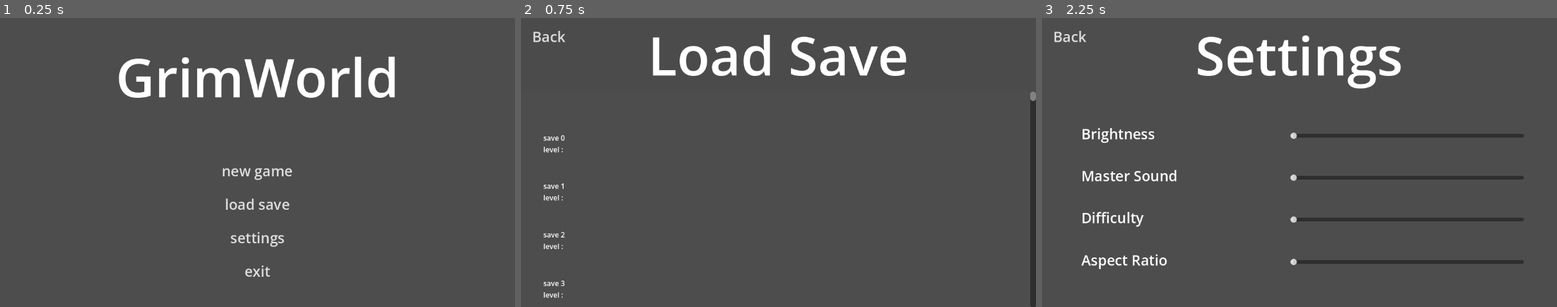
Above: before the commit, frames 1-3 (left to right).
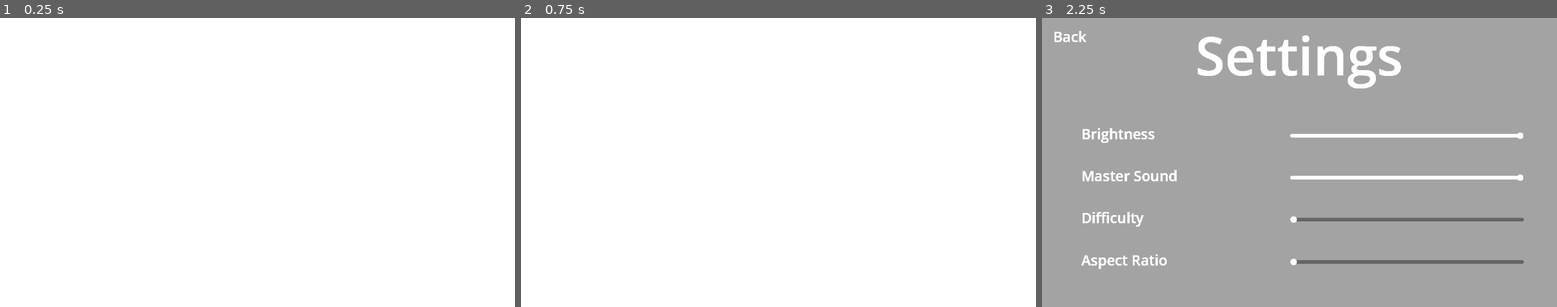
Above: after the commit, the same moments.

Repository: Anthony-Queen/GrimWorld
Game: Godot game, scene res://scenes/main_scene.tscn
The game is run twice, just before and just after one commit, with the same random seed, the same clock (stepped at 60 frames per second) and the same inputs.
Inputs:
- Up to frame 1 (0.25 s): no input
- Up to frame 2 (0.75 s): click "load save" at 0.5 s
- Up to frame 3 (2.25 s): click "Back" at 1.25 s; click "settings" at 2 s

The runs differ from the first frame. In frame 1, 98% of the frame differs, in the area x 0-100%, y 0-100%; in frame 2, 98%; in frame 3, 98%.

Commit message:
add working settings system

Diff:
--- a/scenes/UI/load_save.tscn
+++ b/scenes/UI/load_save.tscn
@@ -66,110 +66,110 @@
 offset_right = 1112.0
 offset_bottom = 1288.0
 
-[node name="TextureButton" type="TextureButton" parent="Node2D/VBoxContainer" unique_id=2112177334]
+[node name="load0" type="TextureButton" parent="Node2D/VBoxContainer" unique_id=2112177334]
 layout_mode = 2
 size_flags_vertical = 6
 
-[node name="Label" type="Label" parent="Node2D/VBoxContainer/TextureButton" unique_id=1599872086]
+[node name="Label" type="Label" parent="Node2D/VBoxContainer/load0" unique_id=1599872086]
 layout_mode = 0
 offset_right = 40.0
 offset_bottom = 23.0
 text = "save 0
 level :"
 
-[node name="TextureButton2" type="TextureButton" parent="Node2D/VBoxContainer" unique_id=1850282669]
+[node name="load1" type="TextureButton" parent="Node2D/VBoxContainer" unique_id=1850282669]
 layout_mode = 2
 size_flags_vertical = 6
 
-[node name="Label" type="Label" parent="Node2D/VBoxContainer/TextureButton2" unique_id=95010930]
+[node name="Label" type="Label" parent="Node2D/VBoxContainer/load1" unique_id=95010930]
 layout_mode = 0
 offset_right = 40.0
 offset_bottom = 23.0
 text = "save 1
 level :"
 
-[node name="TextureButton3" type="TextureButton" parent="Node2D/VBoxContainer" unique_id=1502417476]
+[node name="load2" type="TextureButton" parent="Node2D/VBoxContainer" unique_id=1502417476]
 layout_mode = 2
 size_flags_vertical = 6
 
-[node name="Label" type="Label" parent="Node2D/VBoxContainer/TextureButton3" unique_id=705875160]
+[node name="Label" type="Label" parent="Node2D/VBoxContainer/load2" unique_id=705875160]
 layout_mode = 0
 offset_right = 40.0
 offset_bottom = 23.0
 text = "save 2
 level :"
 
-[node name="TextureButton4" type="TextureButton" parent="Node2D/VBoxContainer" unique_id=2046278409]
+[node name="load3" type="TextureButton" parent="Node2D/VBoxContainer" unique_id=2046278409]
 layout_mode = 2
 size_flags_vertical = 6
 
-[node name="Label" type="Label" parent="Node2D/VBoxContainer/TextureButton4" unique_id=2032632459]
+[node name="Label" type="Label" parent="Node2D/VBoxContainer/load3" unique_id=2032632459]
 layout_mode = 0
 offset_right = 40.0
 offset_bottom = 23.0
 text = "save 3
 level :"
 
-[node name="TextureButton5" type="TextureButton" parent="Node2D/VBoxContainer" unique_id=1109994486]
+[node name="load4" type="TextureButton" parent="Node2D/VBoxContainer" unique_id=1109994486]
 layout_mode = 2
 size_flags_vertical = 6
 
-[node name="Label" type="Label" parent="Node2D/VBoxContainer/TextureButton5" unique_id=322441755]
+[node name="Label" type="Label" parent="Node2D/VBoxContainer/load4" unique_id=322441755]
 layout_mode = 0
 offset_right = 40.0
 offset_bottom = 23.0
 text = "save 4
 level :"
 
-[node name="TextureButton6" type="TextureButton" parent="Node2D/VBoxContainer" unique_id=298092077]
+[node name="load5" type="TextureButton" parent="Node2D/VBoxContainer" unique_id=298092077]
 layout_mode = 2
 size_flags_vertical = 6
 
-[node name="Label" type="Label" parent="Node2D/VBoxContainer/TextureButton6" unique_id=957503220]
+[node name="Label" type="Label" parent="Node2D/VBoxContainer/load5" unique_id=957503220]
 layout_mode = 0
 offset_right = 40.0
 offset_bottom = 23.0
 text = "save 5
 level :"
 
-[node name="TextureButton7" type="TextureButton" parent="Node2D/VBoxContainer" unique_id=1316504460]
+[node name="load6" type="TextureButton" parent="Node2D/VBoxContainer" unique_id=1316504460]
 layout_mode = 2
 size_flags_vertical = 6
 
-[node name="Label" type="Label" parent="Node2D/VBoxContainer/TextureButton7" unique_id=1469150086]
+[node name="Label" type="Label" parent="Node2D/VBoxContainer/load6" unique_id=1469150086]
 layout_mode = 0
 offset_right = 40.0
 offset_bottom = 23.0
 text = "save 6
 level :"
 
-[node name="TextureButton8" type="TextureButton" parent="Node2D/VBoxContainer" unique_id=945798988]
+[node name="load7" type="TextureButton" parent="Node2D/VBoxContainer" unique_id=945798988]
 layout_mode = 2
 size_flags_vertical = 6
 
-[node name="Label" type="Label" parent="Node2D/VBoxContainer/TextureButton8" unique_id=1103258646]
+[node name="Label" type="Label" parent="Node2D/VBoxContainer/load7" unique_id=1103258646]
 layout_mode = 0
 offset_right = 40.0
 offset_bottom = 23.0
 text = "save 7
 level :"
 
-[node name="TextureButton9" type="TextureButton" parent="Node2D/VBoxContainer" unique_id=793759463]
+[node name="load8" type="TextureButton" parent="Node2D/VBoxContainer" unique_id=793759463]
 layout_mode = 2
 size_flags_vertical = 6
 
-[node name="Label" type="Label" parent="Node2D/VBoxContainer/TextureButton9" unique_id=498066941]
+[node name="Label" type="Label" parent="Node2D/VBoxContainer/load8" unique_id=498066941]
 layout_mode = 0
 offset_right = 40.0
 offset_bottom = 23.0
 text = "save 8
 level :"
 
-[node name="TextureButton10" type="TextureButton" parent="Node2D/VBoxContainer" unique_id=422616548]
+[node name="load9" type="TextureButton" parent="Node2D/VBoxContainer" unique_id=422616548]
 layout_mode = 2
 size_flags_vertical = 6
 
-[node name="Label" type="Label" parent="Node2D/VBoxContainer/TextureButton10" unique_id=1779948747]
+[node name="Label" type="Label" parent="Node2D/VBoxContainer/load9" unique_id=1779948747]
 layout_mode = 0
 offset_right = 40.0
 offset_bottom = 23.0
@@ -178,3 +178,13 @@
 
 [connection signal="button_up" from="Label/Button" to="." method="_on_button_button_up"]
 [connection signal="value_changed" from="VScrollBar" to="VScrollBar" method="_on_value_changed"]
+[connection signal="button_up" from="Node2D/VBoxContainer/load0" to="." method="_on_load_0_button_up"]
+[connection signal="button_up" from="Node2D/VBoxContainer/load1" to="." method="_on_load_1_button_up"]
+[connection signal="button_up" from="Node2D/VBoxContainer/load2" to="." method="_on_load_2_button_up"]
+[connection signal="button_up" from="Node2D/VBoxContainer/load3" to="." method="_on_load_3_button_up"]
+[connection signal="button_up" from="Node2D/VBoxContainer/load4" to="." method="_on_load_4_button_up"]
+[connection signal="button_up" from="Node2D/VBoxContainer/load5" to="." method="_on_load_5_button_up"]
+[connection signal="button_up" from="Node2D/VBoxContainer/load6" to="." method="_on_load_6_button_up"]
+[connection signal="button_up" from="Node2D/VBoxContainer/load7" to="." method="_on_load_7_button_up"]
+[connection signal="button_up" from="Node2D/VBoxContainer/load8" to="." method="_on_load_8_button_up"]
+[connection signal="button_up" from="Node2D/VBoxContainer/load9" to="." method="_on_load_9_button_up"]
--- a/scenes/UI/settings.tscn
+++ b/scenes/UI/settings.tscn
@@ -14,7 +14,7 @@
 [sub_resource type="LabelSettings" id="LabelSettings_emn88"]
 font_size = 32
 
-[node name="Settings" type="Control" unique_id=1515908672]
+[node name="Settings" type="Control" unique_id=1515908672 node_paths=PackedStringArray("brightness", "master_volume")]
 layout_mode = 3
 anchors_preset = 15
 anchor_right = 1.0
@@ -22,6 +22,8 @@
 grow_horizontal = 2
 grow_vertical = 2
 script = ExtResource("1_t8pki")
+brightness = NodePath("VBoxContainer/Label2/Brightness")
+master_volume = NodePath("VBoxContainer/Label5/MasterVolume")
 
 [node name="Background(placeholder)" type="Sprite2D" parent="." unique_id=618762154]
 
@@ -58,12 +60,17 @@
 text = "Brightness"
 label_settings = SubResource("LabelSettings_t8pki")
 
-[node name="HSlider" type="HSlider" parent="VBoxContainer/Label2" unique_id=2112966730]
+[node name="Brightness" type="HSlider" parent="VBoxContainer/Label2" unique_id=2112966730]
 layout_mode = 0
 offset_left = 467.0
 offset_top = 19.0
 offset_right = 990.0
 offset_bottom = 35.0
+max_value = 2.0
+step = 0.1
+value = 1.0
+tick_count = 11
+ticks_position = 3
 
 [node name="Label5" type="Label" parent="VBoxContainer" unique_id=1686200728]
 layout_mode = 2
@@ -72,12 +79,17 @@
 text = "Master Sound"
 label_settings = SubResource("LabelSettings_t8pki")
 
-[node name="HSlider" type="HSlider" parent="VBoxContainer/Label5" unique_id=723551482]
+[node name="MasterVolume" type="HSlider" parent="VBoxContainer/Label5" unique_id=723551482]
 layout_mode = 0
 offset_left = 467.0
 offset_top = 19.0
 offset_right = 990.0
 offset_bottom = 35.0
+max_value = 1.0
+step = 0.1
+value = 1.0
+tick_count = 11
+ticks_position = 3
 
 [node name="Label3" type="Label" parent="VBoxContainer" unique_id=1918209476]
 layout_mode = 2
@@ -86,7 +98,7 @@
 text = "Difficulty"
 label_settings = SubResource("LabelSettings_32w1k")
 
-[node name="HSlider" type="HSlider" parent="VBoxContainer/Label3" unique_id=866816843]
+[node name="Difficulty" type="HSlider" parent="VBoxContainer/Label3" unique_id=866816843]
 layout_mode = 0
 offset_left = 467.0
 offset_top = 19.0
@@ -100,7 +112,7 @@
 text = "Aspect Ratio"
 label_settings = SubResource("LabelSettings_emn88")
 
-[node name="HSlider" type="HSlider" parent="VBoxContainer/Label4" unique_id=1015237726]
+[node name="AspectRatio" type="HSlider" parent="VBoxContainer/Label4" unique_id=1015237726]
 layout_mode = 0
 offset_left = 467.0
 offset_top = 19.0
@@ -108,3 +120,5 @@
 offset_bottom = 35.0
 
 [connection signal="button_up" from="Label/Button" to="." method="_on_button_button_up"]
+[connection signal="value_changed" from="VBoxContainer/Label2/Brightness" to="." method="_on_brightness_value_changed"]
+[connection signal="value_changed" from="VBoxContainer/Label5/MasterVolume" to="." method="_on_master_volume_value_changed"]
--- a/scenes/main_scene.tscn
+++ b/scenes/main_scene.tscn
@@ -11,16 +11,11 @@
 sky_material = SubResource("ProceduralSkyMaterial_und3l")
 
 [sub_resource type="Environment" id="Environment_w2twt"]
-background_mode = 2
+background_mode = 3
 sky = SubResource("Sky_nnsk1")
-fog_enabled = true
-fog_light_color = Color(0.65882355, 0.67058825, 0.69803923, 1)
-volumetric_fog_enabled = true
 volumetric_fog_density = 0.0
 volumetric_fog_albedo = Color(0.65882355, 0.67058825, 0.69803923, 1)
 adjustment_enabled = true
-adjustment_brightness = 0.9
-adjustment_contrast = 1.25
 
 [node name="MainScene" type="Node3D" unique_id=1801822702 node_paths=PackedStringArray("world_environment", "audio_player")]
 script = ExtResource("1_w2twt")
@@ -30,4 +25,7 @@
 [node name="WorldEnvironment" type="WorldEnvironment" parent="." unique_id=1942217696]
 environment = SubResource("Environment_w2twt")
 
+[node name="CanvasEnvironment" type="WorldEnvironment" parent="." unique_id=1556489444]
+environment = SubResource("Environment_w2twt")
+
 [node name="AudioStreamPlayer" type="AudioStreamPlayer" parent="." unique_id=1050269121]
--- a/scripts/UI/load_save.gd
+++ b/scripts/UI/load_save.gd
@@ -1,14 +1,22 @@
 extends Control
 
 
-# Called when the node enters the scene tree for the first time.
 func _ready() -> void:
 	pass # Replace with function body.
 
 
-# Called every frame. 'delta' is the elapsed time since the previous frame.
-func _process(_delta: float) -> void:
-	pass
+func change_scene_to_game(n_save : int) :
+
+	var game : PackedScene = load("res://scenes/world.tscn")
+
+	self.queue_free()
+
+	get_parent().add_child(game.instantiate())
+
+	SaveData.current_data = n_save
+
+	SaveData.load_game = 1
+
 
 func _on_button_button_up() -> void:
 
@@ -17,3 +25,52 @@
 	self.queue_free()
 
 	get_parent().add_child(main_menu.instantiate())
+
+
+func _on_load_0_button_up() -> void:
+
+	change_scene_to_game(0)
+
+
+func _on_load_1_button_up() -> void:
+
+	change_scene_to_game(1)
+
+
+func _on_load_2_button_up() -> void:
+
+	change_scene_to_game(2)
+
+
+func _on_load_3_button_up() -> void:
+
+	change_scene_to_game(3)
+
+
+func _on_load_4_button_up() -> void:
+
+	change_scene_to_game(4)
+
+
+func _on_load_5_button_up() -> void:
+
+	change_scene_to_game(5)
+
+
+func _on_load_6_button_up() -> void:
+
+	change_scene_to_game(6)
+
+
+func _on_load_7_button_up() -> void:
+
+	change_scene_to_game(7)
+
+
+func _on_load_8_button_up() -> void:
+
+	change_scene_to_game(8)
+
+func _on_load_9_button_up() -> void:
+
+	change_scene_to_game(9)
--- a/scripts/UI/main_menu.gd
+++ b/scripts/UI/main_menu.gd
@@ -1,4 +1,8 @@
 extends Control
+
+func _ready() -> void:
+
+	SaveData.calc_files()
 
 func _on_new_game_button_up() -> void :
 
@@ -9,6 +13,10 @@
 	self.queue_free()
 
 	get_parent().add_child(game.instantiate())
+
+	ResourceSaver.save(SaveData.player_data, "user://save_data" + str(SaveData.save_files) + ".tres")
+
+	SaveData.current_data = SaveData.save_files
 
 func _on_load_button_up() -> void :
 
--- a/scripts/UI/settings.gd
+++ b/scripts/UI/settings.gd
@@ -1,9 +1,17 @@
 extends Control
 
+@onready var world_environment: WorldEnvironment = $"/root/MainScene/CanvasEnvironment"
+@onready var audio_stream_player: AudioStreamPlayer = $"/root/MainScene/AudioStreamPlayer"
+
+@export var brightness: HSlider
+@export var master_volume: HSlider
 
 # Called when the node enters the scene tree for the first time.
 func _ready() -> void:
-	pass # Replace with function body.
+
+	brightness.value = SaveData.settings.brightness
+
+	master_volume.value = SaveData.settings.master_sound
 
 
 # Called every frame. 'delta' is the elapsed time since the previous frame.
@@ -17,4 +25,20 @@
 
 	self.queue_free()
 
-	get_parent().add_child(main_menu.instantiate()) # This doesn't work! *Slaps you with a trout*
+	get_parent().add_child(main_menu.instantiate())
+
+	ResourceSaver.save(SaveData.settings, "user://settings.tres")
+
+
+func _on_brightness_value_changed(value: float) -> void:
+
+	SaveData.settings.brightness = value
+
+	world_environment.environment.adjustment_brightness = SaveData.settings.brightness
+
+
+func _on_master_volume_value_changed(value: float) -> void:
+
+	SaveData.settings.master_sound = value
+
+	audio_stream_player.volume_linear = SaveData.settings.master_sound
--- a/scripts/main_scene.gd
+++ b/scripts/main_scene.gd
@@ -11,8 +11,8 @@
 
 		SaveData.settings = ResourceLoader.load("user://settings.tres")
 
-	world_environment.environment.adjustment_brightness = SaveData.settings.brightness / 100
+	world_environment.environment.adjustment_brightness = SaveData.settings.brightness
 
-	audio_player.volume_linear = SaveData.settings.master_sound / 100
+	audio_player.volume_linear = SaveData.settings.master_sound
 
 	add_child(main_menu.instantiate())
